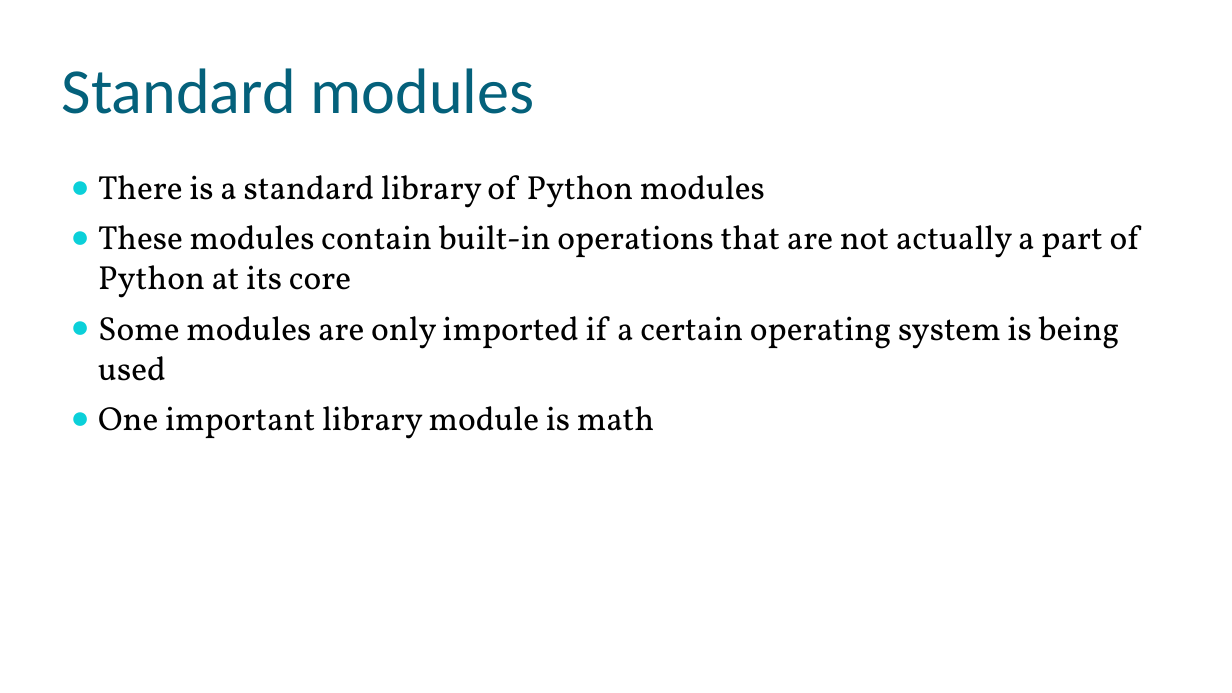
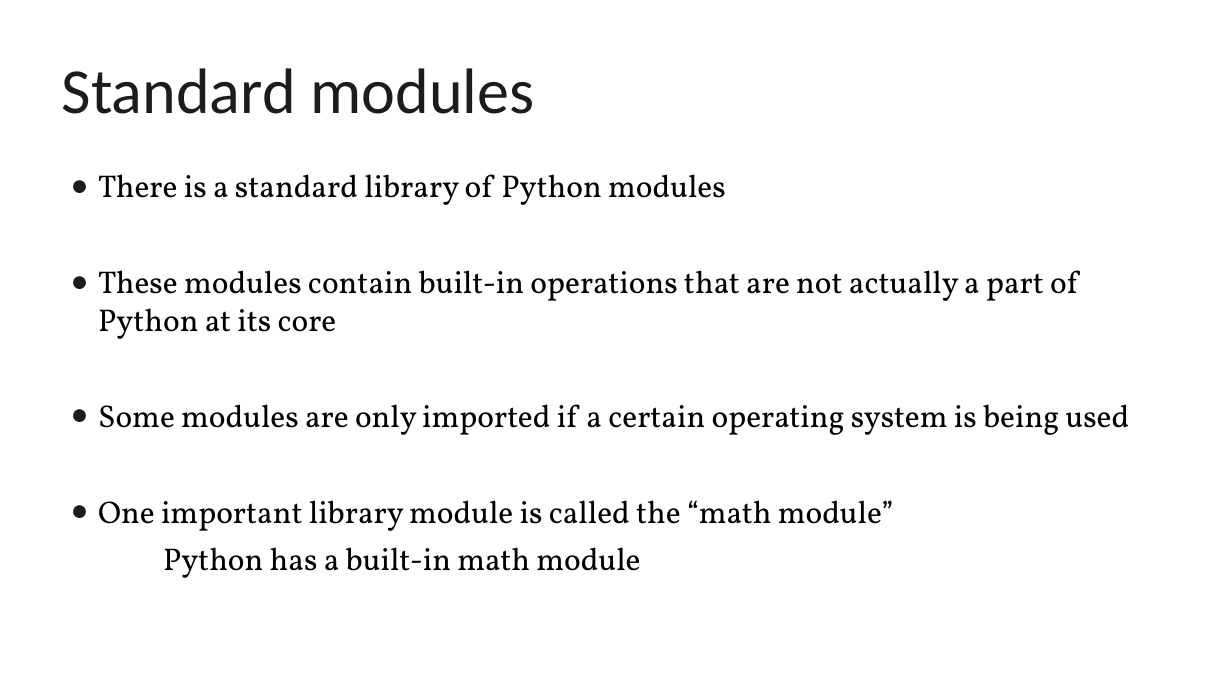
Before and after one commit to hariseldon99/msph306, a slide deck: slide 41 of notes/Intro-Python-2.pptx (slide 40 before the commit). Drawn at 1232x693 pixels with LibreOffice and Linux fonts; fonts in the diff are those of the drawing; background and template pictures are left out. Boxes give left, top, right and bottom in pixels: in the first picture for what was removed or moved away, otherwise in the second. Text is boxed around its words. In the diff, an @@ line names an element or a change of style, - is before the commit and + after.

```diff
--- a/notes/Intro-Python-2.pptx
+++ b/notes/Intro-Python-2.pptx
@@ title "Standard modules" at (62, 68, 534, 114): text colour #04617B to #1C1C1C @@
@@ text at (98, 174, 1130, 435): size 26 to 24.4 pt in "There is a standard library of Python ...", "These modules contain built-in operations that are ...", "Some modules are only imported if a ..."; bullet colour #0BD0D9 to #1C1C1C @@
@@ text at (98, 500, 894, 578): text changed; size 26 to 24.4 pt @@
-● One important library module is math
+● One important library module is called the “math module”
+Python has a built-in math module
```
Also in this commit, not shown: 10 other slides changed, 3 slides added.
